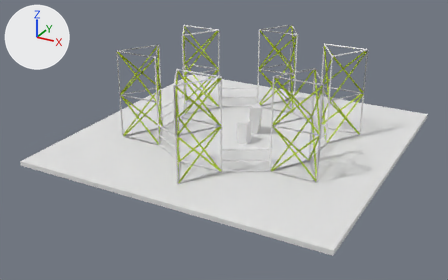
The glTF model realtimecontrol/rtr/assets/environment.glb: old version first, new version second.
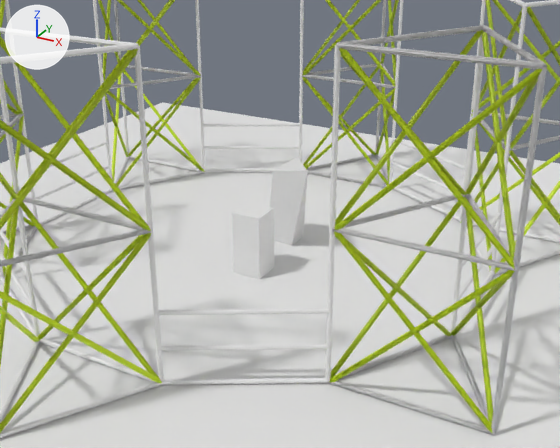
There are two pictures of each version: one whole from a 50 mm camera at (12.0, -23.52, 11.35) aimed at (-0.33, -1.09, 0.13), one close up from a 50 mm camera at (6.0, -9.87, 5.52) aimed at (0.7, -0.24, 0.71). Arrows for +X, +Y and +Z are at upper left; the lights stay in place. The first two pictures are the older version. Where no turn or scale is listed for an object, it has been applied to the vertices.
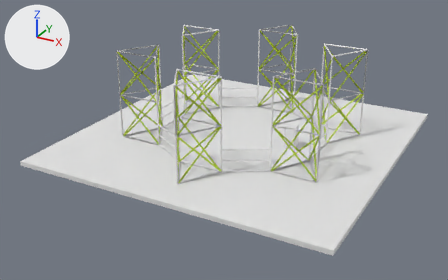
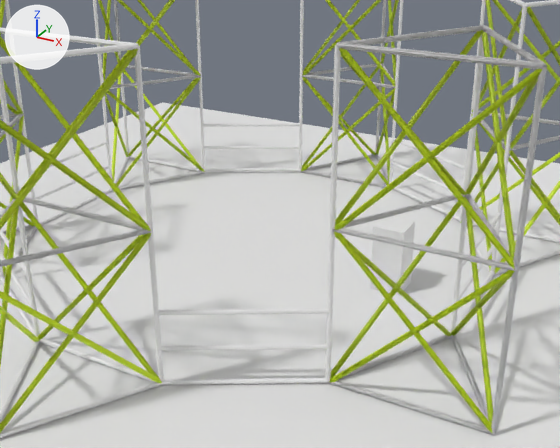
Location of each change, (x1, y1, x2, y2) in pixels of the close-ups (560 x 448 px):
'Cube.001', moved: before (232, 203, 274, 279); after (370, 217, 415, 296)
'Cube.002', deleted: before (270, 157, 308, 246)

What the commit changed:
Object 'Cube.001' (ob_cube_001) moves from (0.43, -0.58, 0.45) to (2.48, -0.04, 0.45).
Object 'Cube.002' (ob_cube_002) is deleted.
